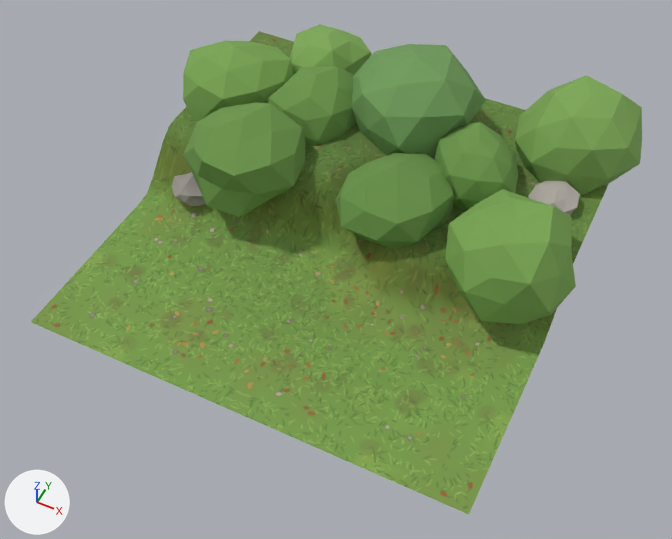
A saved change to the glTF model assets/3D/forest_tiles/forest_border_edge_N.glb.
Camera for both pictures: a 50 mm lens placed at (2.57, -5.29, 6.25), pointed at (0.15, -0.46, 0.21). The lights are fixed; the arrows at lower left show +X, +Y and +Z. The picture after the commit comes second. Objects named as collision shapes, trigger or cutter boxes, shadow casters or lower levels of detail are left out. Where no turn or scale is listed for an object, it has been applied to the vertices.

Names of what the first picture shows: 'border_edge_N_Ground', 'border_edge_N_Undergrowth'.
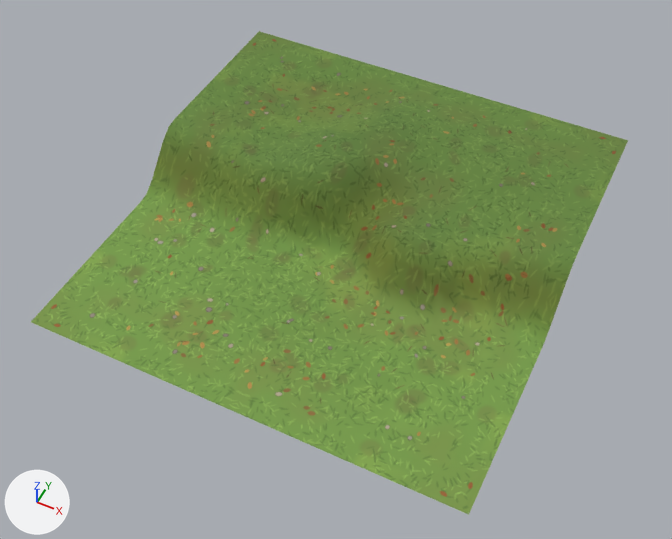
Where the change shows, as pixel boxes (x1, y1, x2, y2) in the pictures (672 x 539 px):
'border_edge_N_Undergrowth', deleted (green): before (171, 24, 642, 324)

The edits, one by one:
Object 'border_edge_N_Undergrowth' (ob_border_edge_n_undergrowth) is deleted.
